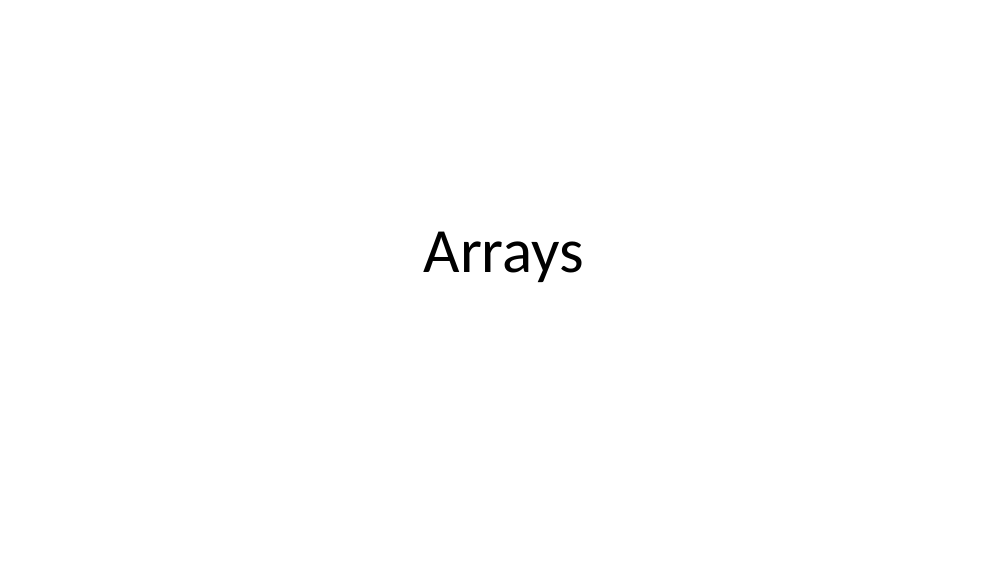
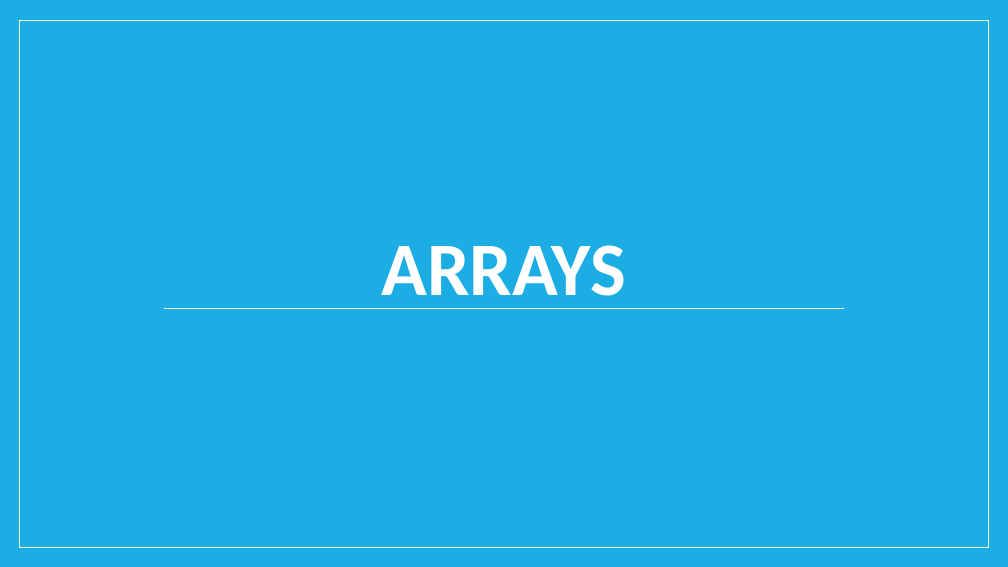
Before and after one commit to PramodJana/JavaScript, a slide deck: slide 1 of GFG JS Course Curriculam/Articles/005 Arrays.pptx. Drawn at 1008x567 pixels with LibreOffice and Linux fonts; fonts in the diff are those of the drawing. Boxes give left, top, right and bottom in pixels: in the first picture for what was removed or moved away, otherwise in the second. Text is boxed around its words. In the diff, an @@ line names an element or a change of style, - is before the commit and + after.

```diff
--- a/GFG JS Course Curriculam/Articles/005 Arrays.pptx
+++ b/GFG JS Course Curriculam/Articles/005 Arrays.pptx
@@ background #FFFFFF to #1CADE4 @@
@@ rectangle added at (19, 20, 988, 547), fill #1CADE4, outline #FFFFFF 1 pt @@
@@ title at (382, 245, 626, 309): text changed; size 60 to 72 pt; text colour #000000 to #FFFFFF; bold on @@
-Arrays
+ARRAYS
@@ line added from (163, 309) to (844, 309), #FFFFFF 0.79 pt @@
```
Also in this commit, not shown: 2 other slides changed, 18 slides added, 18 slides removed, 8 other files.
